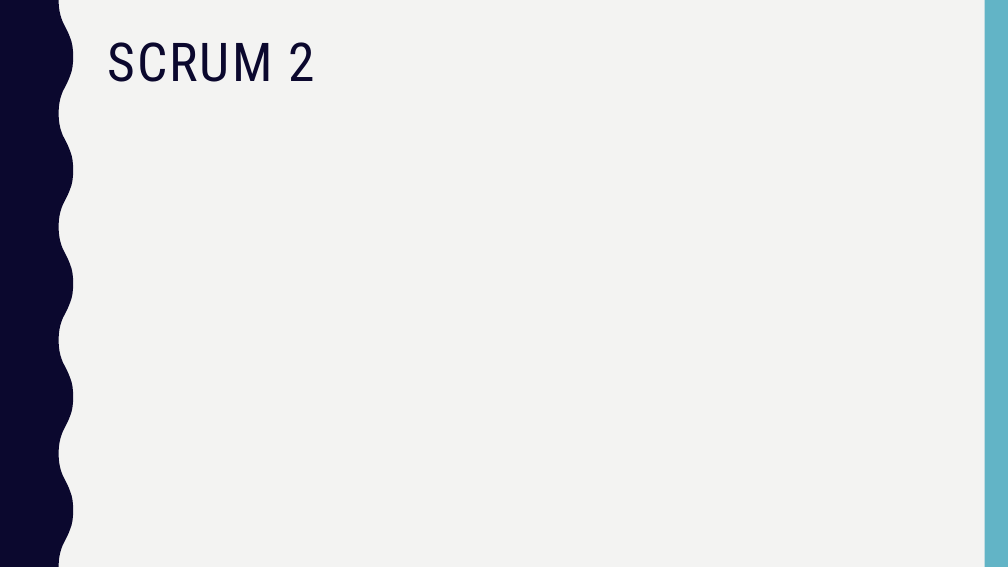
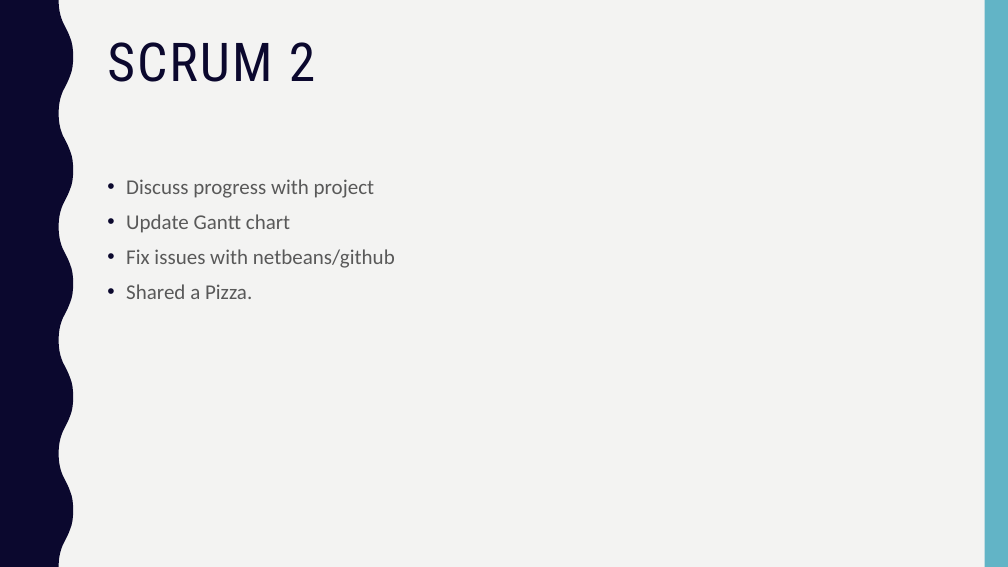
Before and after one commit to george98788/Enterprise-systems-development, a slide deck: slide 7 of Sprint2/Group 10 Sprint_2.pptx (slide 6 before the commit). Drawn at 1008x567 pixels with LibreOffice and Linux fonts; fonts in the diff are those of the drawing. Boxes give left, top, right and bottom in pixels: in the first picture for what was removed or moved away, otherwise in the second. Text is boxed around its words. In the diff, an @@ line names an element or a change of style, - is before the commit and + after.

```diff
--- a/Sprint2/Group 10 Sprint_2.pptx
+++ b/Sprint2/Group 10 Sprint_2.pptx
@@ text added at [126,179,395,299], 20 pt, text #595959 @@
+• Discuss progress with project
+• Update Gantt chart
+• Fix issues with netbeans/github
+• Shared a Pizza.
```
Also in this commit, not shown: 2 other slides changed, 3 slides added, 1 slide removed.
